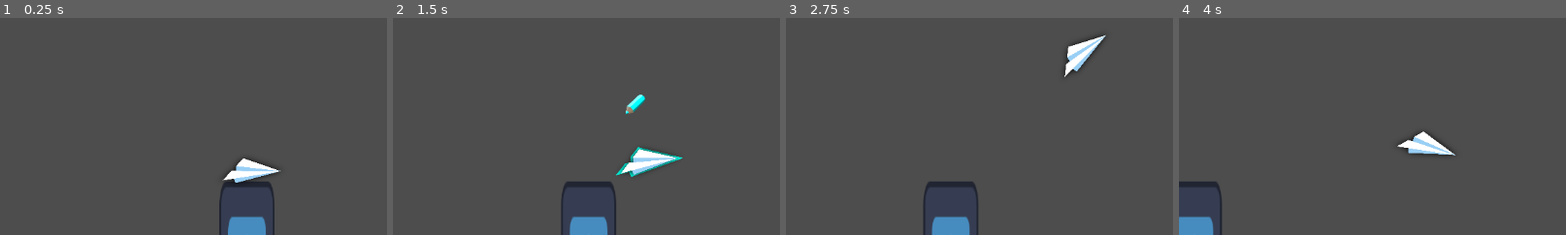
Above: before the commit, frames 1-4 (left to right).
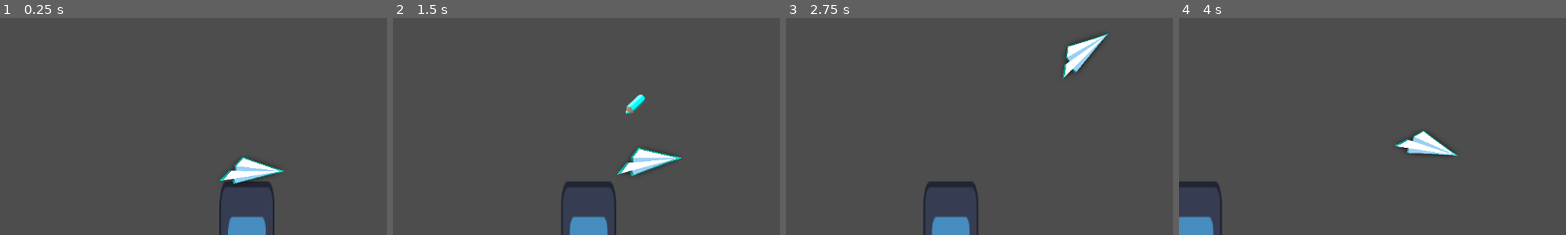
Above: after the commit, the same moments.

Repository: STUDIO-SINOKAYO/planegame
Game: Godot game, scene res://Scenes/level.tscn
Same seed, same stepped clock (60 frames per second), same inputs: the game is played once before the commit and once after it. The engine's default icon, where the game draws it, is replaced by a stand-in: a white triangle on a blue panel in a dark square.
Inputs (mouse positions are % of the whole screen's width and height, from its top left):
- Up to frame 1 (0.25 s): no input
- Up to frame 2 (1.5 s): tap Enter (ui_accept) at 0.5, 0.77 s; move the mouse to (32, 67) at 0.52 s; right-click (32, 67) at 0.6 s; click (32, 67) at 0.67 s; move the mouse to (30, 55) at 1.27 s; right-click (30, 55) at 1.35 s; click (30, 55) at 1.42 s
- Up to frame 3 (2.75 s): tap Enter (ui_accept) at 1.52 s; move the mouse to (60, 28) at 2.02 s; right-click (60, 28) at 2.1 s; click (60, 28) at 2.17 s
- Up to frame 4 (4 s): move the mouse to (45, 70) at 2.77 s; right-click (45, 70) at 2.85 s; click (45, 70) at 2.92 s; tap Enter (ui_accept) at 3.02, 3.77 s; move the mouse to (80, 65) at 3.52 s; right-click (80, 65) at 3.6 s; click (80, 65) at 3.67 s
The pictures show only the part of the screen within x 0-50%, y 33-83%; the shares and areas given below are measured in that part.

The runs differ from the first frame. In frame 1, 0.2% of the frame differs, in the area x 56-74%, y 63-77%; in frame 2, 0.2%; in frame 3, 0.2%; in frame 4, 0.2%.

Commit message:
optimized obstacles

Diff:
--- a/Scenes/level.tscn
+++ b/Scenes/level.tscn
@@ -14,10 +14,11 @@
 [ext_resource type="Texture2D" uid="uid://bo1gns3t6l0v" path="res://Assets/Sprites/land1.png" id="9_fq0f7"]
 [ext_resource type="Texture2D" uid="uid://bdnkly22vm7fp" path="res://Assets/Sprites/THE SUN.png" id="9_oqgf2"]
 [ext_resource type="Texture2D" uid="uid://bt5gu5c2drbbh" path="res://Assets/Sprites/land3.png" id="10_bp4cd"]
-[ext_resource type="Script" path="res://Scripts/sun.gd" id="10_qxfql"]
+[ext_resource type="Script" uid="uid://dnpn0f20ri5rw" path="res://Scripts/sun.gd" id="10_qxfql"]
+[ext_resource type="Script" uid="uid://crbbxtm1ff3gi" path="res://Scripts/obstacles.gd" id="10_wbq00"]
 [ext_resource type="AudioStream" uid="uid://bof2sa7cb31ir" path="res://Assets/Sounds/explosion.ogg" id="11_qxfql"]
 [ext_resource type="Texture2D" uid="uid://cn88atdxeptr1" path="res://Assets/Sprites/Tree1.png" id="12_c7le1"]
-[ext_resource type="PackedScene" path="res://Scenes/solid_obstacle.tscn" id="13_2klc5"]
+[ext_resource type="PackedScene" uid="uid://blnnng7cwudpl" path="res://Scenes/solid_obstacle.tscn" id="13_2klc5"]
 [ext_resource type="Texture2D" uid="uid://bt6hi8nvwtlpt" path="res://Assets/Sprites/tree3.png" id="15_00k4y"]
 [ext_resource type="Texture2D" uid="uid://c74d6k087ivsr" path="res://Assets/Sprites/house.png" id="15_vofx3"]
 [ext_resource type="Texture2D" uid="uid://cseuwuhyyle6a" path="res://Assets/Sprites/tree4.png" id="16_3a44l"]
@@ -58,6 +59,9 @@
 [sub_resource type="CircleShape2D" id="CircleShape2D_ogdfn"]
 radius = 126.66
 
+[sub_resource type="RectangleShape2D" id="RectangleShape2D_cpxpw"]
+size = Vector2(20, 762)
+
 [sub_resource type="CircleShape2D" id="CircleShape2D_ha31o"]
 radius = 77.2787
 
@@ -71,7 +75,7 @@
 tracks/0/loop_wrap = true
 tracks/0/keys = {
 "handle_modes": PackedInt32Array(0),
-"points": PackedFloat32Array(2408, -0.25, 0, 0.25, 0),
+"points": PackedFloat32Array(2382, -0.0005, 0, 0.0005, 0),
 "times": PackedFloat32Array(0)
 }
 tracks/1/type = "bezier"
@@ -82,7 +86,7 @@
 tracks/1/loop_wrap = true
 tracks/1/keys = {
 "handle_modes": PackedInt32Array(0),
-"points": PackedFloat32Array(199, -0.25, 0, 0.25, 0),
+"points": PackedFloat32Array(199, -0.0005, 0, 0.0005, 0),
 "times": PackedFloat32Array(0)
 }
 
@@ -726,6 +730,14 @@
 texture = ExtResource("6_1cgv8")
 
 [node name="Obstacles" type="Node2D" parent="."]
+script = ExtResource("10_wbq00")
+
+[node name="SunTrigger" type="Area2D" parent="Obstacles"]
+position = Vector2(2369, 217)
+
+[node name="CollisionShape2D" type="CollisionShape2D" parent="Obstacles/SunTrigger"]
+position = Vector2(0, 165)
+shape = SubResource("RectangleShape2D_cpxpw")
 
 [node name="Ground2" type="Node2D" parent="Obstacles"]
 
@@ -756,15 +768,15 @@
 texture = ExtResource("10_bp4cd")
 
 [node name="Sun" type="Node2D" parent="Obstacles"]
-position = Vector2(2408, 199)
+position = Vector2(2382, 199)
 
 [node name="Sprite2D" type="Sprite2D" parent="Obstacles/Sun"]
-position = Vector2(7.27596e-12, -137)
+position = Vector2(67, -128.4)
 scale = Vector2(0.4, 0.4)
 texture = ExtResource("9_oqgf2")
 
 [node name="Area2D" type="Area2D" parent="Obstacles/Sun"]
-position = Vector2(2, -3)
+position = Vector2(69, 5.59998)
 script = ExtResource("10_qxfql")
 
 [node name="CollisionShape2D" type="CollisionShape2D" parent="Obstacles/Sun/Area2D"]
--- /dev/null
+++ b/Scripts/BaseObstacle.gd
@@ -0,0 +1,71 @@
+extends Area2D
+class_name BaseObstacle
+
+## Base class for all obstacle interactions
+## Provides common functionality for collision handling and audio playback
+
+@export var crash_sprite_region := Rect2(1170, 0, 1170, 980)
+@export var death_timer_duration := 1.0
+@export var should_stop_plane := true
+@export var should_kill_plane := true
+
+@onready var timer: Timer = $Timer
+var audio_player: AudioStreamPlayer
+
+# Cached references for better performance
+var collision_shape_cache: CollisionShape2D
+var sprite_cache: Sprite2D
+
+# Override this in derived classes to specify audio player
+func get_audio_player() -> AudioStreamPlayer:
+	return null
+
+func _ready() -> void:
+	body_entered.connect(_on_body_entered)
+	audio_player = get_audio_player()  # Get audio player after child classes are ready
+	if timer:
+		timer.timeout.connect(_on_timer_timeout)
+		timer.wait_time = death_timer_duration
+
+func _on_body_entered(body: Node2D) -> void:
+	if not is_instance_valid(body):
+		return
+
+	var plane := body as PlayerPlane
+	if not plane:
+		return
+
+	# Handle death logic
+	handle_plane_death(plane)
+
+	# Play audio if available
+	if audio_player:
+		audio_player.play()
+
+	# Start timer for scene reload
+	if timer:
+		timer.start()
+
+func handle_plane_death(plane: PlayerPlane) -> void:
+	"""Handle the plane death sequence"""
+	# Cache references for better performance (only once per plane)
+	if not collision_shape_cache:
+		collision_shape_cache = plane.get_node("CollisionShape2D") as CollisionShape2D
+	if not sprite_cache:
+		sprite_cache = plane.get_node("Sprite2D") as Sprite2D
+
+	if collision_shape_cache:
+		collision_shape_cache.queue_free()
+
+	if sprite_cache:
+		sprite_cache.region_rect = crash_sprite_region
+
+	if should_stop_plane:
+		plane.current_speed = 0
+
+	if should_kill_plane:
+		plane.dead = true
+
+func _on_timer_timeout() -> void:
+	"""Reload the current scene"""
+	get_tree().reload_current_scene()
--- a/Scripts/Burn.gd
+++ b/Scripts/Burn.gd
@@ -1,16 +1,7 @@
-extends Area2D
+extends BaseObstacle
+class_name BurnObstacle
 
-@onready var timer = $Timer
-@onready var burn: AudioStreamPlayer = %Burn
+## Fire/burning obstacle that kills the plane on contact
 
-
-func _on_body_entered(body):
-	print("death")
-	body.get_node("CollisionShape2D").queue_free()
-	body.get_node("Sprite2D").region_rect = Rect2(1170, 0, 1170, 980)
-	burn.play()
-	timer.start()
-
-# Called every frame. 'delta' is the elapsed time since the previous frame.
-func _on_timer_timeout():
-	get_tree().reload_current_scene()
+func get_audio_player() -> AudioStreamPlayer:
+	return %Burn as AudioStreamPlayer
--- a/Scripts/Cursor.gd
+++ b/Scripts/Cursor.gd
@@ -1,29 +1,34 @@
 extends Node2D
+class_name CustomCursor
 
-# Target rotation for the cursor sprite
+## Custom cursor that changes appearance based on interaction state
+
+@export var rotation_speed: float = 5.0
+@export var normal_rotation: float = 0.0
+@export var default_rotation: float = 90.0
+
 var target_rotation: float = 0.0
-# Rotation speed for lerping
-var rotation_speed: float = 5.0
 
-# Called when the node enters the scene tree for the first time.
 func _ready() -> void:
-	# Hide the default cursor when the mouse is over the window
 	Input.set_mouse_mode(Input.MOUSE_MODE_HIDDEN)
-	# Set initial rotation to 90 degrees (default state)
-	rotation = deg_to_rad(90)
-	target_rotation = deg_to_rad(90)
+	# Convert degrees to radians
+	var default_rad := deg_to_rad(default_rotation)
+	rotation = default_rad
+	target_rotation = default_rad
 
-
-# Called every frame. 'delta' is the elapsed time since the previous frame.
 func _process(delta: float) -> void:
-	# Make the node follow the mouse cursor position
+	# Update position to follow mouse
 	global_position = get_global_mouse_position()
 
-	# Set target rotation based on MouseEnteredRadius
+	# Update target rotation based on state
+	_update_target_rotation()
+
+	# Smoothly rotate toward target
+	rotation = lerp_angle(rotation, target_rotation, rotation_speed * delta)
+
+func _update_target_rotation() -> void:
+	"""Update the target rotation based on current state"""
 	if Global.MouseEnteredRadius or Global.IsDrawing:
-		target_rotation = 0.0  # Normal rotation when in radius
+		target_rotation = deg_to_rad(normal_rotation)
 	else:
-		target_rotation = deg_to_rad(90)  # 90 degrees clockwise (default)
-
-	# Lerp the rotation towards the target
-	rotation = lerp_angle(rotation, target_rotation, rotation_speed * delta)
+		target_rotation = deg_to_rad(default_rotation)
--- a/Scripts/Global.gd
+++ b/Scripts/Global.gd
@@ -1,4 +1,21 @@
 extends Node
 
-var MouseEnteredRadius: bool = false
-var IsDrawing: bool = false
+## Global state manager for game-wide variables and settings
+
+# Mouse and interaction state
+var MouseEnteredRadius: bool = false : set = set_mouse_entered_radius
+var IsDrawing: bool = false : set = set_is_drawing
+
+# Signals for state changes (more efficient than polling)
+signal mouse_radius_changed(is_inside: bool)
+signal drawing_state_changed(is_drawing: bool)
+
+func set_mouse_entered_radius(value: bool) -> void:
+	if MouseEnteredRadius != value:
+		MouseEnteredRadius = value
+		mouse_radius_changed.emit(value)
+
+func set_is_drawing(value: bool) -> void:
+	if IsDrawing != value:
+		IsDrawing = value
+		drawing_state_changed.emit(value)
--- a/Scripts/Highlight.gd
+++ b/Scripts/Highlight.gd
@@ -1,44 +1,74 @@
 extends Sprite2D
+class_name PlaneHighlight
 
-@onready var plane: CharacterBody2D = get_node("../Plane")  # Adjust path as needed
+## Visual highlight for the plane that responds to mouse proximity and plane state
 
-var target_scale: Vector2 = Vector2(0.445, 0.284)
-var hidden_scale: Vector2 = Vector2(0.2, 0.1)
+@export var target_scale: Vector2 = Vector2(0.445, 0.284)
+@export var hidden_scale: Vector2 = Vector2(0.2, 0.1)
+@export var scale_speed: float = 0.1
+@export var distance_threshold: float = 0.01
+
+@onready var plane: PlayerPlane = get_node("../Plane") as PlayerPlane
+
 var is_scaling_down: bool = false
+var cached_plane_dead: bool = false
+var cached_mouse_state: bool = false
+var cached_drawing_state: bool = false
 
-# Called when the node enters the scene tree for the first time.
 func _ready() -> void:
-	# Set initial state
-	update_highlight_state()
+	_update_cached_states()
+	_update_highlight_state()
 
-# Called every frame. 'delta' is the elapsed time since the previous frame.
 func _process(_delta: float) -> void:
-	update_highlight_state()
+	# Only update if state has changed
+	if _has_state_changed():
+		_update_cached_states()
+		_update_highlight_state()
 
-func update_highlight_state():
-	# Check if mouse is not in radius or plane is dead
-	var is_plane_dead = plane and plane.dead if plane else false
+func _has_state_changed() -> bool:
+	"""Check if any relevant state has changed since last frame"""
+	var plane_dead := plane and plane.dead
+	var mouse_in_radius := Global.MouseEnteredRadius
+	var is_drawing := Global.IsDrawing
 
-	if is_plane_dead:
-		# Plane is dead - immediately go invisible
+	return (plane_dead != cached_plane_dead or
+			mouse_in_radius != cached_mouse_state or
+			is_drawing != cached_drawing_state)
+
+func _update_cached_states() -> void:
+	"""Cache current states to avoid repeated property access"""
+	cached_plane_dead = plane and plane.dead
+	cached_mouse_state = Global.MouseEnteredRadius
+	cached_drawing_state = Global.IsDrawing
+
+func _update_highlight_state() -> void:
+	"""Update highlight visibility and scale based on current state"""
+	if cached_plane_dead:
+		_hide_immediately()
+	elif not cached_mouse_state and not cached_drawing_state:
+		_scale_down_and_hide()
+	else:
+		_show_and_scale_up()
+
+func _hide_immediately() -> void:
+	"""Immediately hide the highlight"""
+	visible = false
+	scale = hidden_scale
+	is_scaling_down = false
+
+func _scale_down_and_hide() -> void:
+	"""Scale down first, then hide when small enough"""
+	if not is_scaling_down:
+		is_scaling_down = true
+		visible = true
+
+	scale = scale.lerp(hidden_scale, scale_speed)
+
+	if scale.distance_to(hidden_scale) < distance_threshold:
 		visible = false
-		scale = hidden_scale
-		is_scaling_down = false
-	elif not Global.MouseEnteredRadius and not Global.IsDrawing:
-		# Mouse not in radius AND not drawing - scale down first, then go invisible
-		if not is_scaling_down:
-			# Start scaling down
-			is_scaling_down = true
-			visible = true  # Keep visible while scaling
 
-		# Scale down towards hidden scale
-		scale = scale.lerp(hidden_scale, 0.1)
-
-		# Check if we're close enough to the target to hide
-		if scale.distance_to(hidden_scale) < 0.01:
-			visible = false
-	else:
-		# Mouse is in radius OR currently drawing - show and scale up
-		visible = true
-		is_scaling_down = false
-		scale = scale.lerp(target_scale, 0.1)
+func _show_and_scale_up() -> void:
+	"""Show and scale up the highlight"""
+	visible = true
+	is_scaling_down = false
+	scale = scale.lerp(target_scale, scale_speed)
--- a/Scripts/Water.gd
+++ b/Scripts/Water.gd
@@ -1,7 +1,20 @@
 extends Area2D
-@onready var water: AudioStreamPlayer = $"../Water"
+class_name WaterObstacle
+
+## Water area that slows down the plane
+
+@export var water_speed: float = 20.0
+@onready var water_audio: AudioStreamPlayer = $"../Water"
+
+func _ready() -> void:
+	body_entered.connect(_on_body_entered)
 
 func _on_body_entered(body: Node2D) -> void:
-	print("Entered water")
-	water.play()
-	body.current_speed = 20
+	var plane := body as PlayerPlane
+	if not plane:
+		return
+
+	if water_audio:
+		water_audio.play()
+
+	plane.current_speed = water_speed
--- a/Scripts/cursor_detection.gd
+++ b/Scripts/cursor_detection.gd
@@ -1,25 +1,19 @@
 extends Area2D
+class_name CursorDetection
 
+## Detects when mouse cursor enters/exits the plane's interaction radius
 
-# Called when the node enters the scene tree for the first time.
+# Signal for other objects to listen to
+signal mouse_radius_changed(is_inside: bool)
+
 func _ready() -> void:
-	# Connect the area signals to our functions
 	mouse_entered.connect(_on_mouse_entered)
 	mouse_exited.connect(_on_mouse_exited)
 
-
-# Called every frame. 'delta' is the elapsed time since the previous frame.
-func _process(_delta: float) -> void:
-	pass
-
-
-# Called when mouse enters the area
 func _on_mouse_entered() -> void:
 	Global.MouseEnteredRadius = true
-	print("DEBUG: Mouse entered radius - MouseEnteredRadius set to true")
+	mouse_radius_changed.emit(true)
 
-
-# Called when mouse exits the area
 func _on_mouse_exited() -> void:
 	Global.MouseEnteredRadius = false
-	print("DEBUG: Mouse exited radius - MouseEnteredRadius set to false")
+	mouse_radius_changed.emit(false)
--- /dev/null
+++ b/Scripts/obstacles.gd
@@ -0,0 +1,12 @@
+extends Node2D
+
+
+
+# Called when the node enters the scene tree for the first time.
+func _ready() -> void:
+	pass # Replace with function body.
+
+
+# Called every frame. 'delta' is the elapsed time since the previous frame.
+func _process(delta: float) -> void:
+	pass
--- a/Scripts/solid_obstacle.gd
+++ b/Scripts/solid_obstacle.gd
@@ -1,17 +1,7 @@
-extends Area2D
+extends BaseObstacle
+class_name SolidObstacle
 
-@onready var timer = $Timer
-@onready var crash: AudioStreamPlayer = %Crash
+## Solid obstacle that crashes the plane on contact
 
-func _on_body_entered(body):
-	print("death")
-	body.get_node("CollisionShape2D").queue_free()
-	crash.play()
-	body.current_speed = 0
-	body.get_node("Sprite2D").region_rect = Rect2(1170, 0, 1170, 980)
-	body.dead = true
-	timer.start()
-
-# Called every frame. 'delta' is the elapsed time since the previous frame.
-func _on_timer_timeout():
-	get_tree().reload_current_scene()
+func get_audio_player() -> AudioStreamPlayer:
+	return %Crash as AudioStreamPlayer
--- a/Scripts/sun.gd
+++ b/Scripts/sun.gd
@@ -1,15 +1,7 @@
-extends Area2D
-
-@onready var timer = $Timer
-@onready var audio_stream_player: AudioStreamPlayer = $AudioStreamPlayer
+extends BaseObstacle
 
 
-func _on_body_entered(body: Node2D) -> void:
-	print("death")
-	body.get_node("CollisionShape2D").queue_free()
-	body.get_node("Sprite2D").region_rect = Rect2(1170, 0, 1170, 980)
-	audio_stream_player.play()
-	timer.start()
+## Sun obstacle that kills the plane on contact
 
-func _on_timer_timeout() -> void:
-	get_tree().reload_current_scene()
+func get_audio_player() -> AudioStreamPlayer:
+	return $AudioStreamPlayer as AudioStreamPlayer
Not shown: 2 places in Scenes/level.tscn that only renumber resources
Not shown, added: Scripts/BaseObstacle.gd.uid
Not shown, added: Scripts/obstacles.gd.uid
